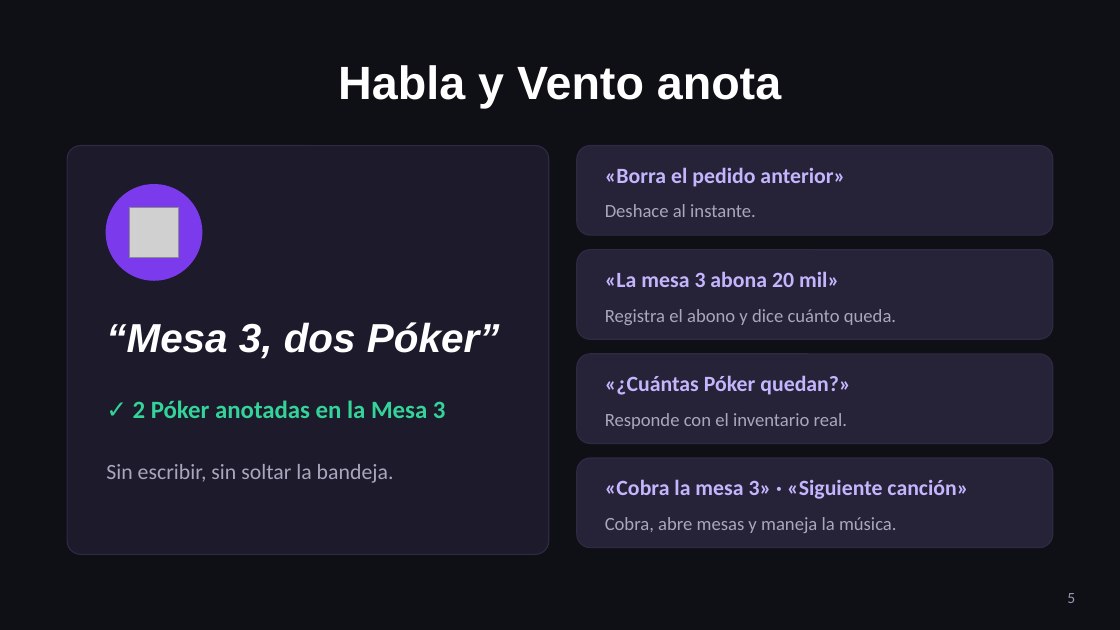
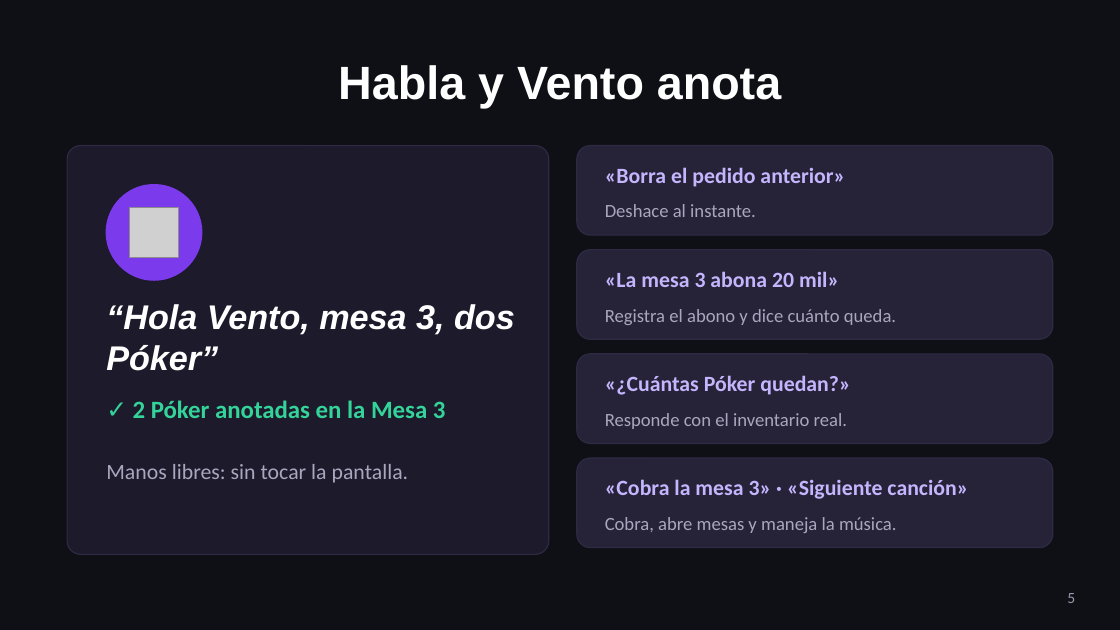
Before and after one commit to cristhianlujan45-blip/cuentas, a slide deck: slide 5 of ventas/Vento-presentacion.pptx. Drawn at 1120x630 pixels with LibreOffice and Linux fonts; fonts in the diff are those of the drawing; grey boxes stand for pictures. Boxes give left, top, right and bottom in pixels: in the first picture for what was removed or moved away, otherwise in the second. Text is boxed around its words. In the diff, an @@ line names an element or a change of style, - is before the commit and + after.

```diff
--- a/ventas/Vento-presentacion.pptx
+++ b/ventas/Vento-presentacion.pptx
@@ text at (x1=106, y1=304, x2=515, y2=371): text changed; size 26 to 22 pt @@
-“Mesa 3, dos Póker”
+“Hola Vento, mesa 3, dos Póker”
@@ text at (x1=106, y1=464, x2=409, y2=483): text changed @@
-Sin escribir, sin soltar la bandeja.
+Manos libres: sin tocar la pantalla.
```
Also in this commit, not shown: 5 other slides changed, 3 slides added, 1 other file.
